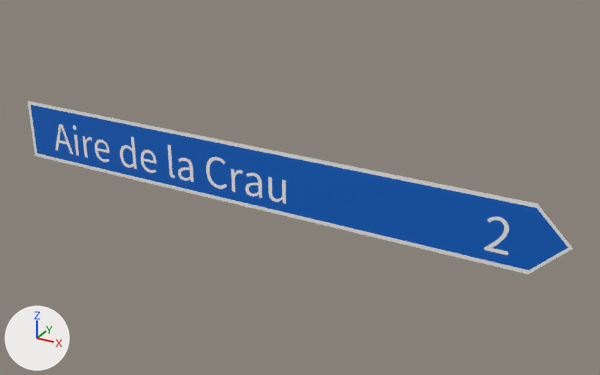
The glTF model panneaux/06_D_direction/D48a.glb as it was, and as the next commit left it.
Before and after are seen from a camera (50 mm lens) standing at (3.83, -6.14, 3.07) and looking at (0.36, 0.16, -0.07). Arrows for +X, +Y and +Z are at lower left; the lights stay in place. The picture after the commit comes second. Where no turn or scale is listed for an object, it has been applied to the vertices. Vertices at exactly the same position are counted once.

In view in the first picture: 'D48a_lis00', 'D48a_reg01', 'D48a_txt02', 'D48a_txt03'.
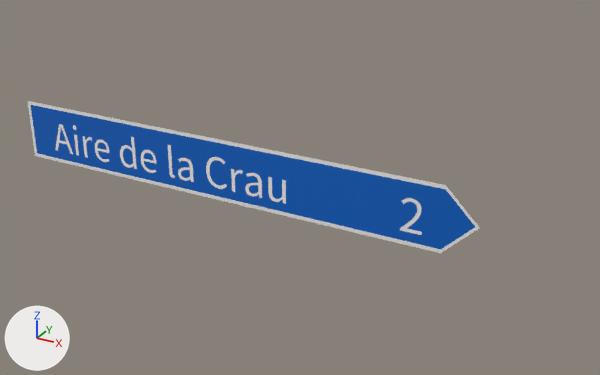
The newer file is also turned or shifted as a whole; pictures and numbers use the older file's frame.

What differs and where, as boxes [x1, y1, x2, y2] in the pictures (600 x 375 px):
'D48a_reg01', reshaped (17% narrower, 13% shorter): before [31, 105, 568, 270]; after [31, 105, 475, 249]
'D48a_lis00', reshaped (17% narrower, 12% shorter): before [28, 101, 573, 274]; after [28, 101, 480, 253]
'D48a_txt03', moved: before [484, 217, 509, 255]; after [400, 198, 422, 235]

Patch to the scene script:
```diff
--- a/panneaux/06_D_direction/D48a.glb.py
+++ b/panneaux/06_D_direction/D48a.glb.py
@@ me_lis_286 @@
 # used by ob_d48a_lis00; location = (0.0, -0.002, 0.0)
 # before: 1 (2.59, 0.0, 0.32) at pixel (537, 203), 2 (2.91, 0.0, 0.0) at pixel (573, 248), 3 (2.59, 0.0, -0.32) at pixel (528, 274), 6 (2.59, 0.0, 0.32) at pixel (537, 203), 7 (2.91, 0.0, 0.0) at pixel (573, 248)
 # before: 8 (2.59, 0.0, -0.32) at pixel (528, 274)
-me_lis_286.from_pydata(...)  # 10 vertices, 16 faces; spans x -2.91..2.91, y 0.0, z -0.32..0.32
+me_lis_286.from_pydata(...)  # 10 vertices, 16 faces; spans x -2.91..2.15, y 0.0, z -0.32..0.32
+# me_lis_286 part 1
+for i in [1, 2, 3, 6, 7, 8]: me_lis_286.vertices[i].co += Vector((-0.76, 0.0, 0.0))
 me_lis_286.materials.append(mat_blanc_retro)
@@ me_reg_286 @@
 # used by ob_d48a_reg01; location = (0.0, -0.002, 0.0)
 # before: 1 (2.59, 0.0, 0.28) at pixel (536, 207), 2 (2.87, 0.0, 0.0) at pixel (568, 247), 3 (2.59, 0.0, -0.28) at pixel (528, 270), 6 (2.59, 0.0, 0.28) at pixel (536, 207), 7 (2.87, 0.0, 0.0) at pixel (568, 247)
 # before: 8 (2.59, 0.0, -0.28) at pixel (528, 270)
-me_reg_286.from_pydata(...)  # 10 vertices, 16 faces; spans x -2.87..2.87, y 0.0, z -0.28..0.28
+me_reg_286.from_pydata(...)  # 10 vertices, 16 faces; spans x -2.87..2.11, y 0.0, z -0.28..0.28
+# me_reg_286 part 2
+for i in [1, 2, 3, 6, 7, 8]: me_reg_286.vertices[i].co += Vector((-0.76, 0.0, 0.0))
 me_reg_286.materials.append(mat_bleu_panneau)
@@ me_t_2840 @@
 # used by ob_d48a_txt03; location = (2.429, -0.003, 0.0)
-me_t_2840.from_pydata(...)  # 178 vertices, 352 faces; spans x -0.225..-0.022, y 0.0, z -0.19..0.135
+me_t_2840.from_pydata(...)  # 178 vertices, 352 faces; spans x -0.981..-0.778, y 0.0, z -0.19..0.135
+# me_t_2840 part 3: the whole mesh is moved by (-0.756, 0.0, 0.0)
 me_t_2840.materials.append(mat_blanc_retro)
```
